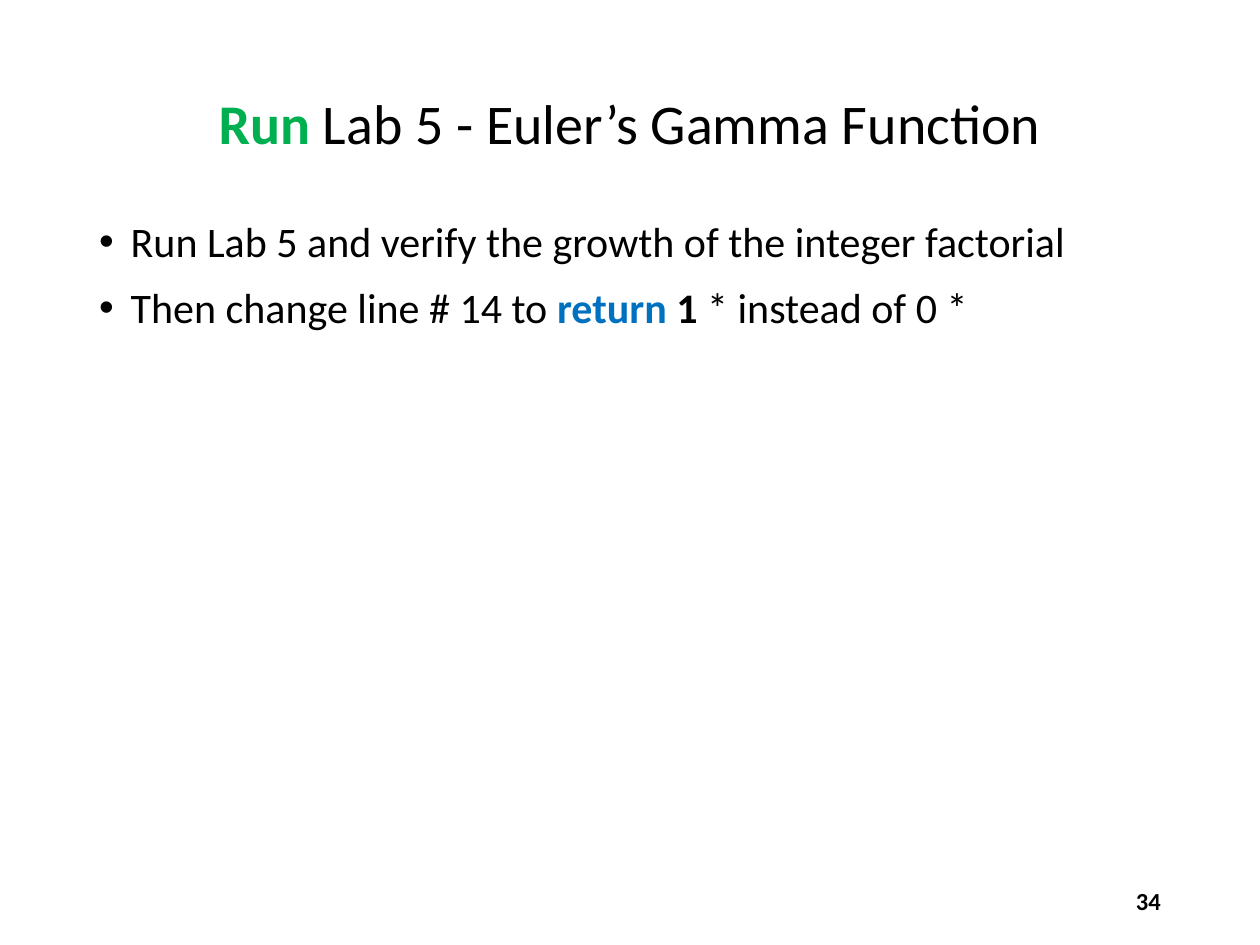
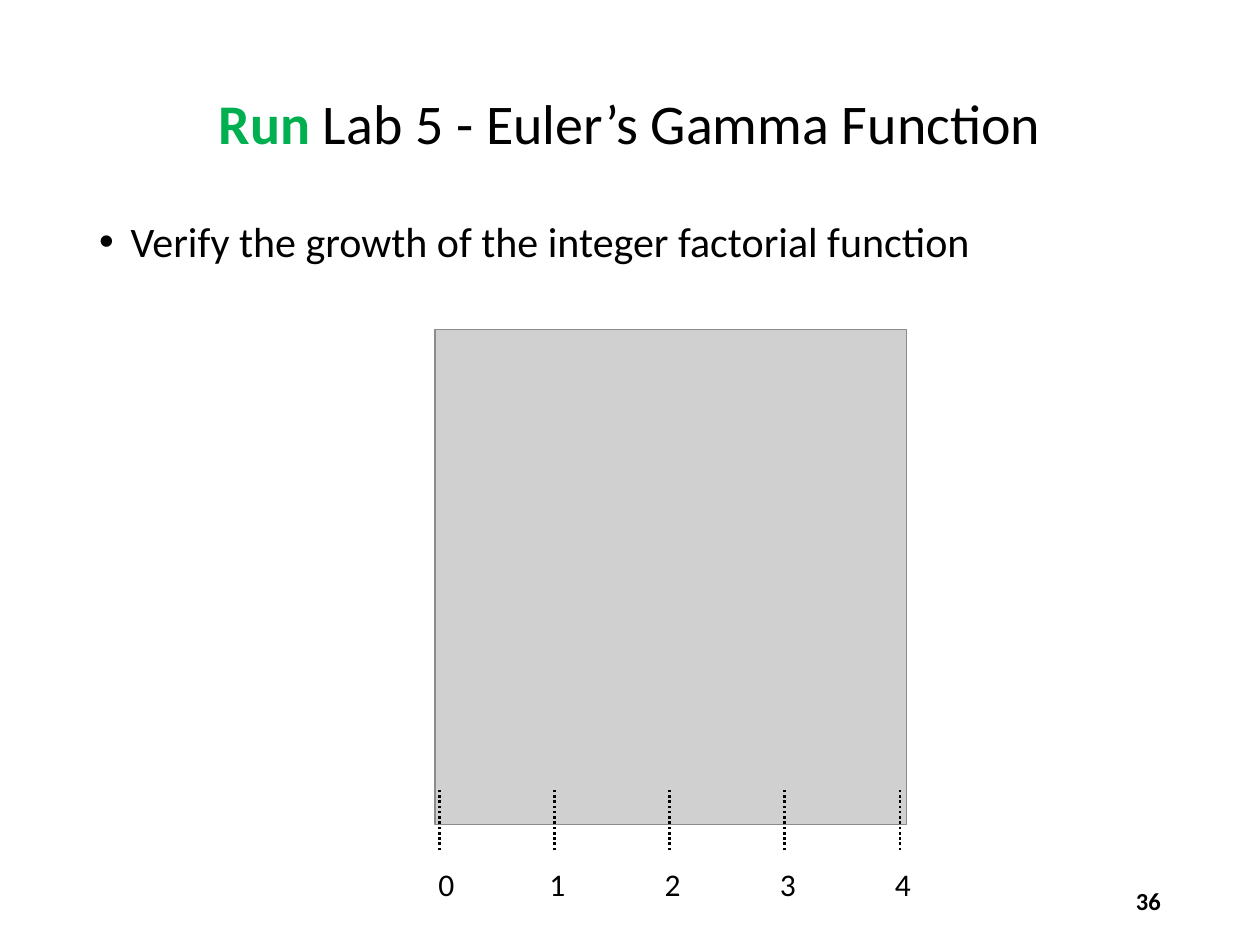
Before and after one commit to dbiersach/scicomp301-cpp-linux, a slide deck: slide 36 of session11/Session 11 - Complex Algebra.pptx (slide 34 before the commit). Drawn at 1260x945 pixels with LibreOffice and Linux fonts; fonts in the diff are those of the drawing; grey boxes stand for pictures. Boxes give left, top, right and bottom in pixels: in the first picture for what was removed or moved away, otherwise in the second. Text is boxed around its words. In the diff, an @@ line names an element or a change of style, - is before the commit and + after.

```diff
--- a/session11/Session 11 - Complex Algebra.pptx
+++ b/session11/Session 11 - Complex Algebra.pptx
@@ text at [131,227,969,265]: text changed @@
-• Run Lab 5 and verify the growth of the integer factorial
-• Then change line # 14 to return 1 * instead of 0 *
+• Verify the growth of the integer factorial function
@@ group added at [435,329,911,897]: 5 lines, 5 texts, 2 pictures @@
+0
+1
+2
+3
+4
@@ page number at [1136,893,1161,911]: text changed @@
-34
+36
```
Also in this commit, not shown: 11 other slides changed, 4 slides added, 1 slide removed, 1 other file.
